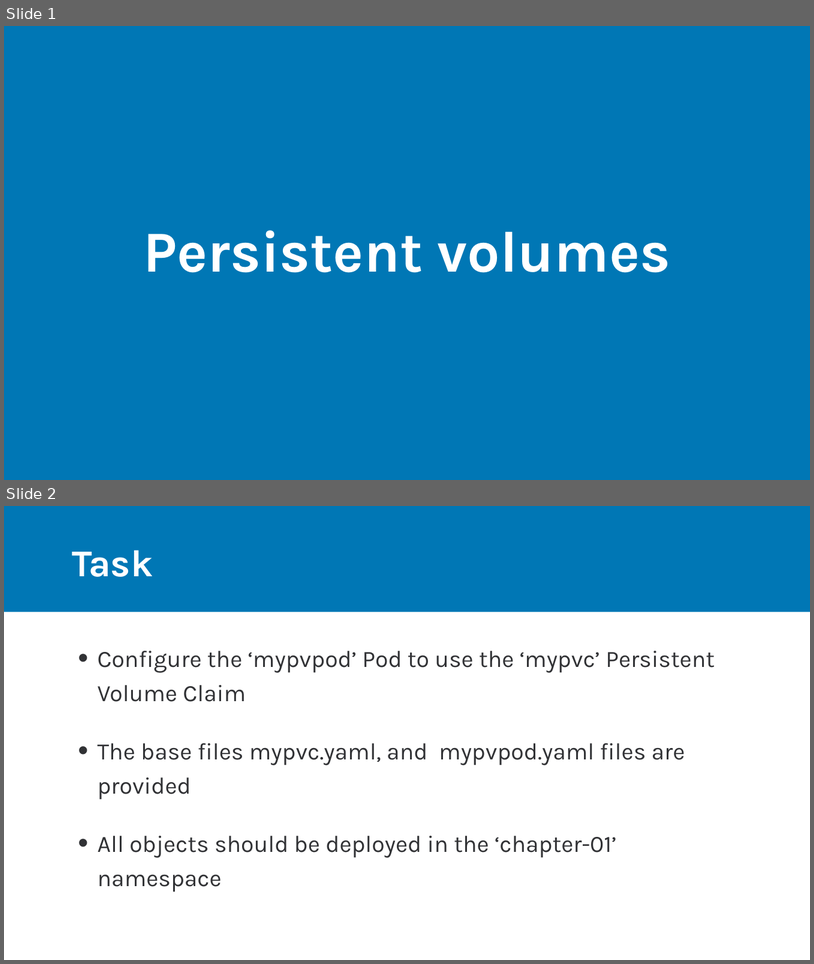
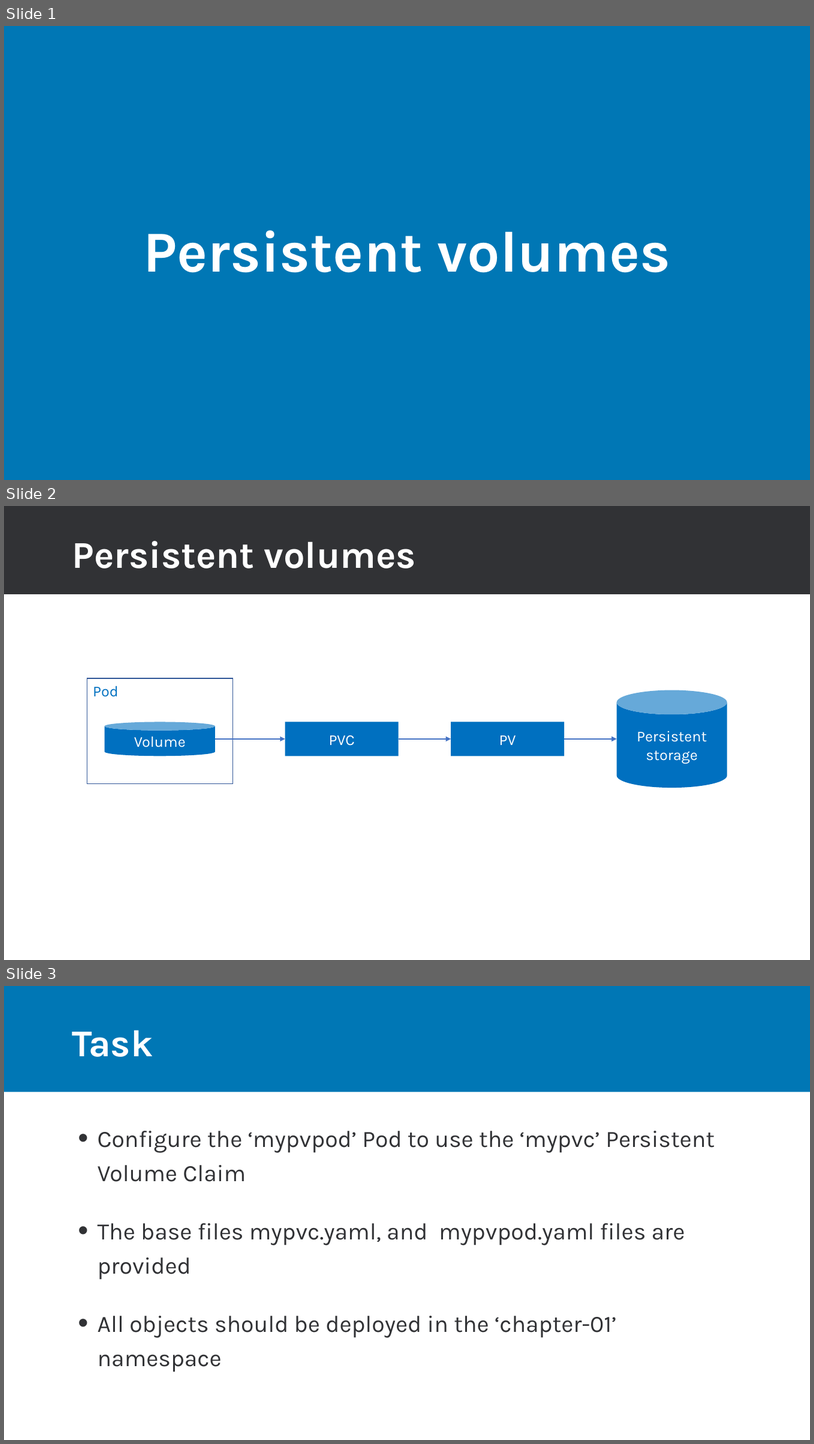
Before and after one commit to rdiazconcha/ckad-exam-prep, a slide deck: chapter-01/05-persistentvolumes/01_05_persistentvolumes.pptx. Shown one above the other, each under a label of ours: slides 1 and 2 before the commit, slides 1, 2 and 3 after it. The pictures are 814x964 and 814x1444 pixels, drawn with LibreOffice and Linux fonts; fonts in the diff are those of the drawing. Boxes give left, top, right and bottom in pixels: in the first picture for what was removed or moved away, otherwise in the second. Text is boxed around its words. In the diff, an @@ line names an element or a change of style, - is before the commit and + after.

```diff
--- a/chapter-01/05-persistentvolumes/01_05_persistentvolumes.pptx
+++ b/chapter-01/05-persistentvolumes/01_05_persistentvolumes.pptx
@@ slide 2 added at (x1=4, y1=506, x2=810, y2=960), background #FFFFFF @@
@@ rectangle added at (x1=4, y1=506, x2=810, y2=594), fill #313235 @@
@@ title added at (x1=72, y1=541, x2=416, y2=568), 45 pt, text #FFFFFF, bold @@
+Persistent volumes
@@ group added at (x1=87, y1=678, x2=728, y2=787): 3 rectangles, 3 arrows, 2 cylinders @@
+Pod
+Volume
+PVC
+PV
+Persistent storage
@@ what was slide 2 is now slide 3 @@
```
Also in this commit, not shown: 16 other files.
